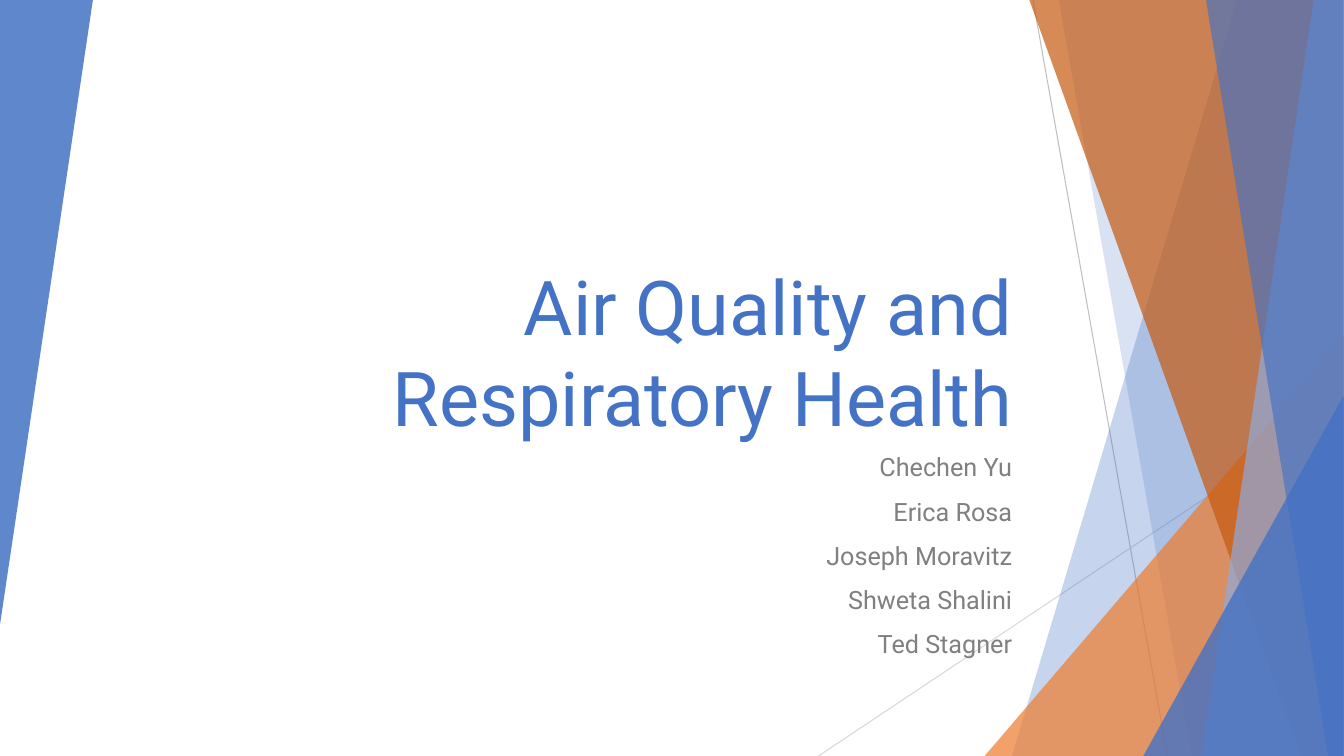
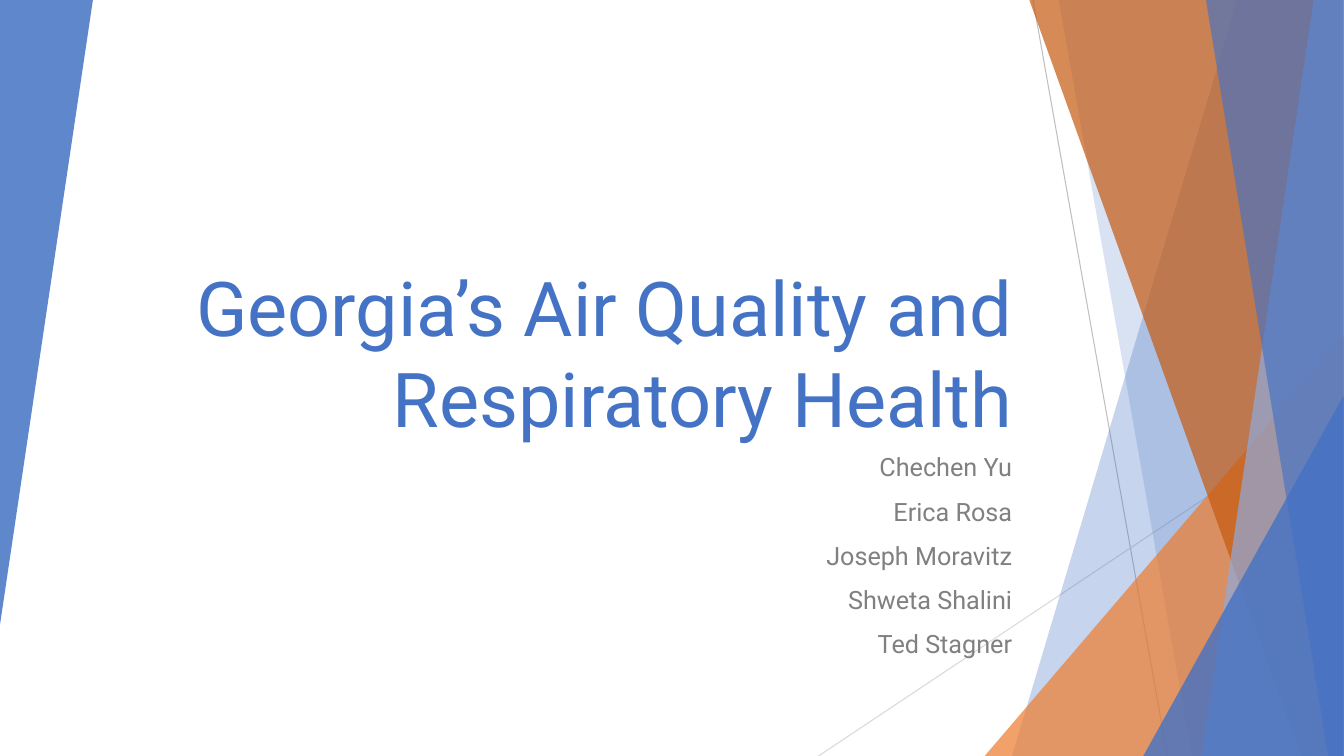
Before and after one commit to ghteds/healthproject, a slide deck: slide 1 of AdditionalResources/Air Quality and Asthma.pptx. Drawn at 1344x756 pixels with LibreOffice and Linux fonts; fonts in the diff are those of the drawing. Boxes give left, top, right and bottom in pixels: in the first picture for what was removed or moved away, otherwise in the second. Text is boxed around its words. In the diff, an @@ line names an element or a change of style, - is before the commit and + after.

```diff
--- a/AdditionalResources/Air Quality and Asthma.pptx
+++ b/AdditionalResources/Air Quality and Asthma.pptx
@@ title at box(196, 279, 1012, 443): text changed @@
-Air Quality and Respiratory Health
+Georgia’s Air Quality and Respiratory Health
```
Also in this commit, not shown: 8 other slides changed, 4 slides added, 4 slides removed.
